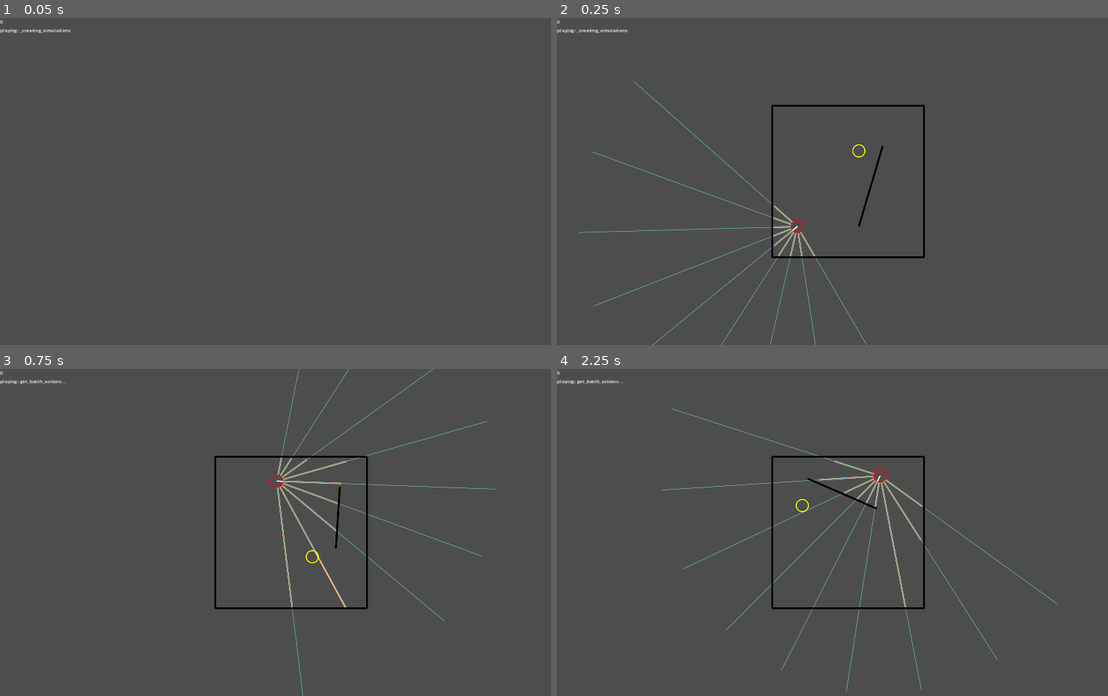
Above: before the commit, frames 1-4 (two rows, left to right).
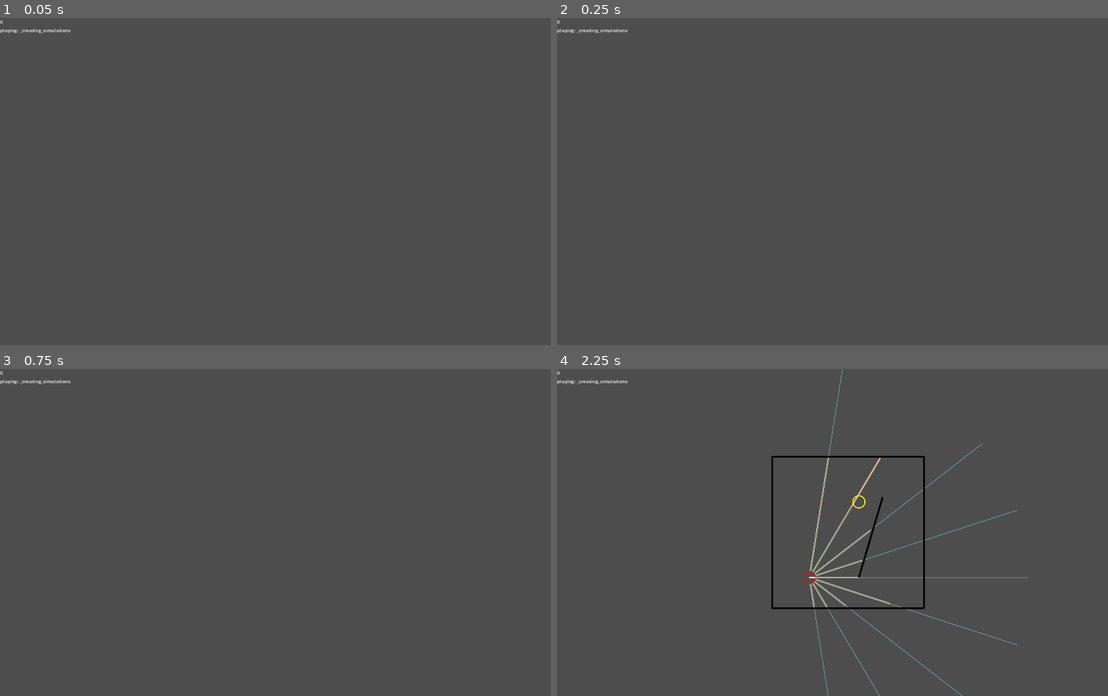
Above: after the commit, the same moments.

Repository: stokatyan/godot-ai
Game: Godot game, scene res://FindCoinGame/FCGEnv.tscn
Same seed, same stepped clock (60 frames per second), same inputs: the game is played once before the commit and once after it.
Inputs:
- Up to frame 1 (0.05 s): no input
- Up to frame 2 (0.25 s): no input
- Up to frame 3 (0.75 s): tap Enter at 0.5 s; hold D from 0.53 s (still down); hold Enter from 0.53 s (still down)
- Up to frame 4 (2.25 s): tap Space at 1.25 s; release D at 1.28 s; release Enter at 1.28 s; hold S 1.28-2.03 s; tap Enter at 1.35 s; hold D from 2.03 s (still down); hold Enter from 2.03 s (still down); tap 1 at 2.1 s

Frame 1 is identical in both runs. In frame 2, 1.7% of the frame differs, in the area x 3-67%, y 19-100%; in frame 3, 2.0%; in frame 4, 2.5%, in the area x 3-91%, y 0-100%.
Error in both runs: Cannot call method 'poll' on a null value. (res://AI/AIServerTCP.gd:40)

Commit message:
FCG converges without HER

Diff:
--- a/godot-ai-client/AI/AIRunner.gd
+++ b/godot-ai-client/AI/AIRunner.gd
@@ -42,6 +42,10 @@
 			_is_testing = true
 			var simulations = await _create_simulations()
 			var _result = await _get_batch_from_playing_round([simulations[0]], true)
+			await get_tree().physics_frame
+			await get_tree().physics_frame
+			await get_tree().physics_frame
+			await get_tree().physics_frame
 			_cleanup_simulations(simulations)
 			_is_testing = false
 		KEY_UP:
@@ -138,9 +142,12 @@
 			var state = sim.get_game_state()
 			batch_state.append(state)
 
-		env_delegate.update_status(_loop_train_count, "playing: get_batch_actions ...")
-		actions = await _ai_tcp.get_batch_actions(batch_state, deterministic)
-		env_delegate.update_status(_loop_train_count, "playing: got_batch_actions")
+		if deterministic and _policy_agent and simulations.size() == 1:
+			actions = [_policy_agent.get_action(batch_state[0], true)]
+		else:
+			env_delegate.update_status(_loop_train_count, "playing: get_batch_actions ...")
+			actions = await _ai_tcp.get_batch_actions(batch_state, deterministic)
+			env_delegate.update_status(_loop_train_count, "playing: got_batch_actions")
 
 		for simulation_index in range(simulations.size()):
 			if done_indecis.has(simulation_index):
--- a/godot-ai-client/project.godot
+++ b/godot-ai-client/project.godot
@@ -23,11 +23,6 @@
 window/stretch/mode="canvas_items"
 window/stretch/aspect="expand"
 
-[physics]
-
-common/physics_ticks_per_second=600
-common/max_physics_steps_per_frame=80
-
 [rendering]
 
 renderer/rendering_method="mobile"
Not shown, changed: ai-server/ai_commands.py
Not shown, added: godot-ai-client/checkpoints/model-1.pt
